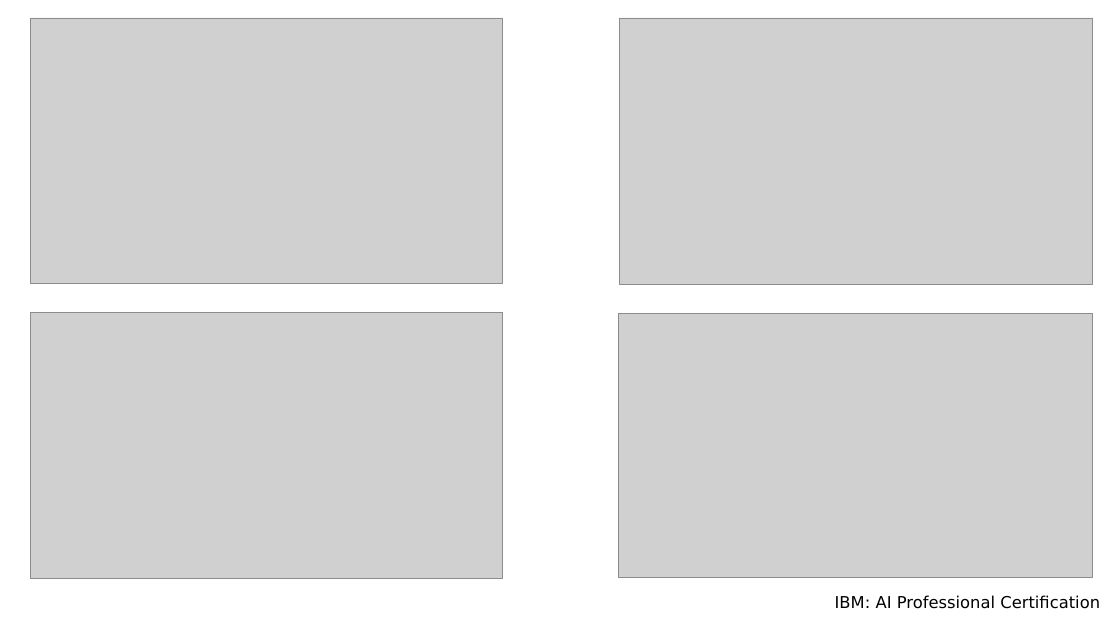
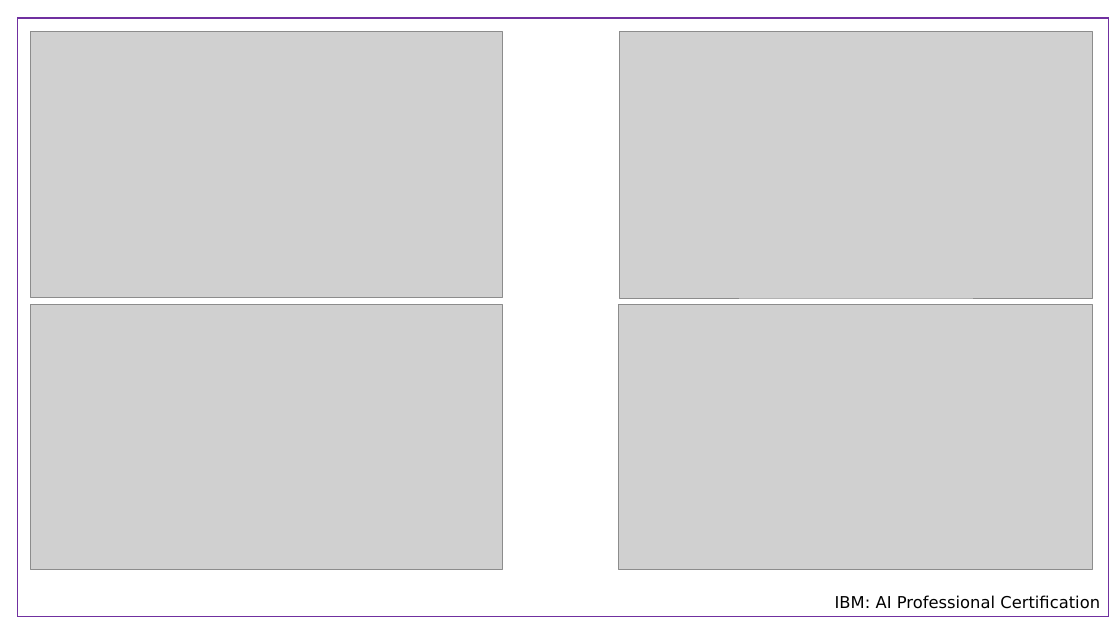
Before and after one commit to csameshiman/Axity_Curso_ML_2023, a slide deck: slide 4 of imagenes/Introducción.pptx. Drawn at 1120x630 pixels with LibreOffice and Linux fonts; fonts in the diff are those of the drawing; grey boxes stand for pictures. Boxes give left, top, right and bottom in pixels: in the first picture for what was removed or moved away, otherwise in the second. Text is boxed around its words. In the diff, an @@ line names an element or a change of style, - is before the commit and + after.

```diff
--- a/imagenes/Introducción.pptx
+++ b/imagenes/Introducción.pptx
@@ rectangle added at <box>18,18,1109,616</box>, outline #7030A0 1 pt @@
@@ picture: place and size @@
-picture at <box>31,18,502,283</box>
+picture at <box>31,32,502,297</box>
@@ picture: place and size @@
-picture at <box>620,18,1092,284</box>
+picture at <box>620,32,1092,298</box>
@@ picture: place and size @@
-picture at <box>31,313,502,579</box>
+picture at <box>31,304,502,570</box>
@@ picture: place and size @@
-picture at <box>618,313,1092,578</box>
+picture at <box>618,305,1092,570</box>
```
Also in this commit, not shown: 6 other slides changed.
